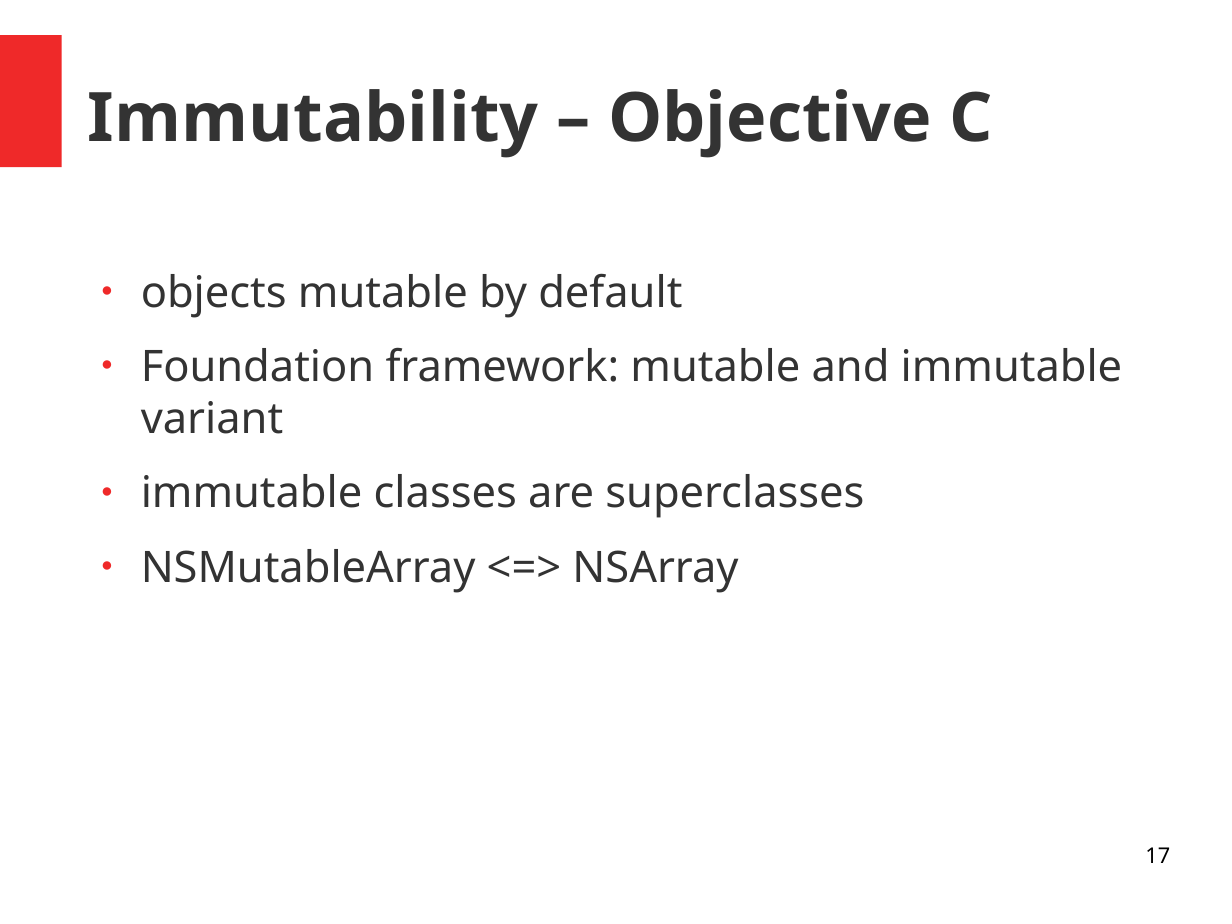
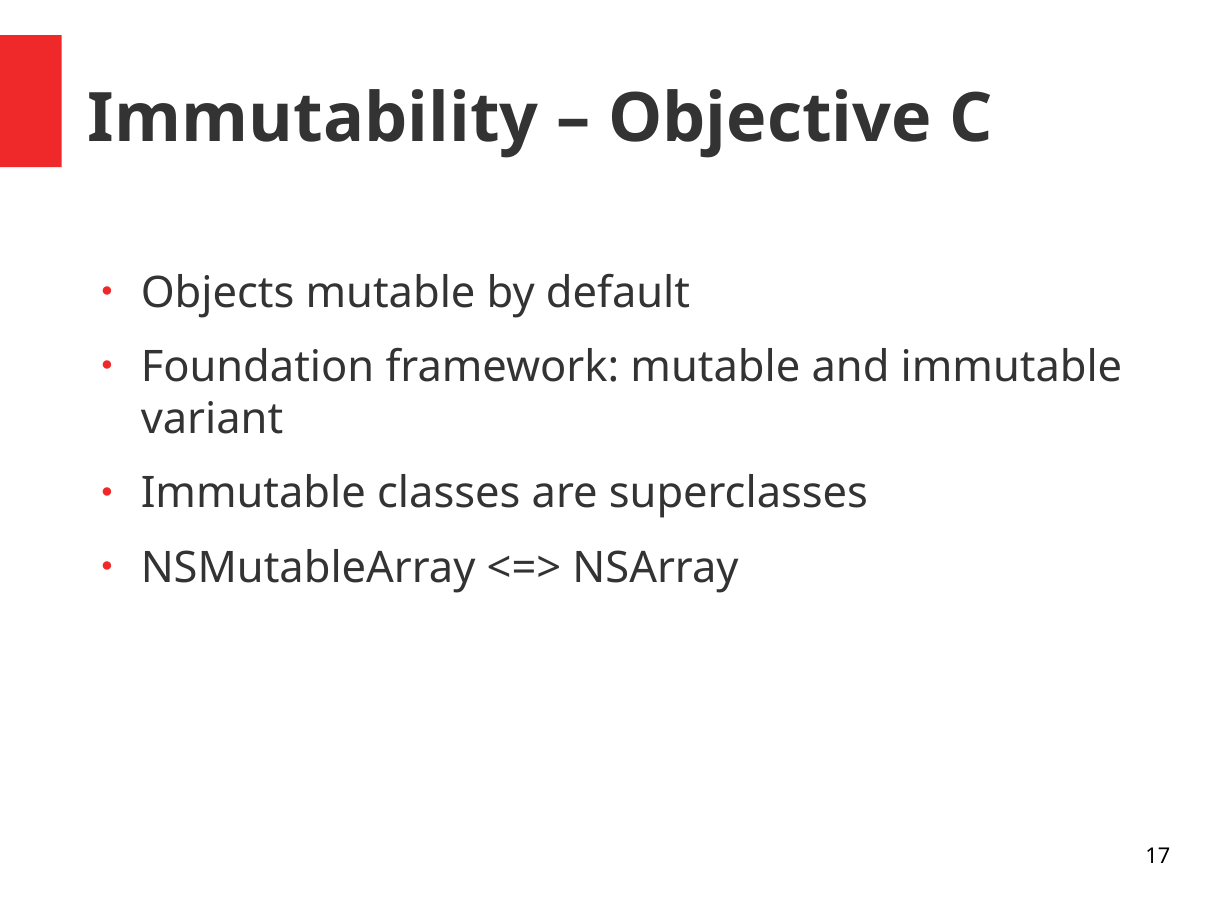
Before and after one commit to simonmtr/inf-fwpm-objective-c-bool-parser, a slide deck: slide 17 of presentation/presentation.odp. Drawn at 1232x924 pixels with LibreOffice and Linux fonts; fonts in the diff are those of the drawing. Boxes give left, top, right and bottom in pixels: in the first picture for what was removed or moved away, otherwise in the second. Text is boxed around its words. In the diff, an @@ line names an element or a change of style, - is before the commit and + after.

```diff
--- a/presentation/presentation.odp
+++ b/presentation/presentation.odp
@@ text at (x1=141, y1=273, x2=690, y2=318): text changed @@
-● objects mutable by default
+● Objects mutable by default
@@ text at (x1=141, y1=474, x2=868, y2=518): text changed @@
-● immutable classes are superclasses
+● Immutable classes are superclasses
```
Also in this commit, not shown: 9 other slides changed, 4 other files.
